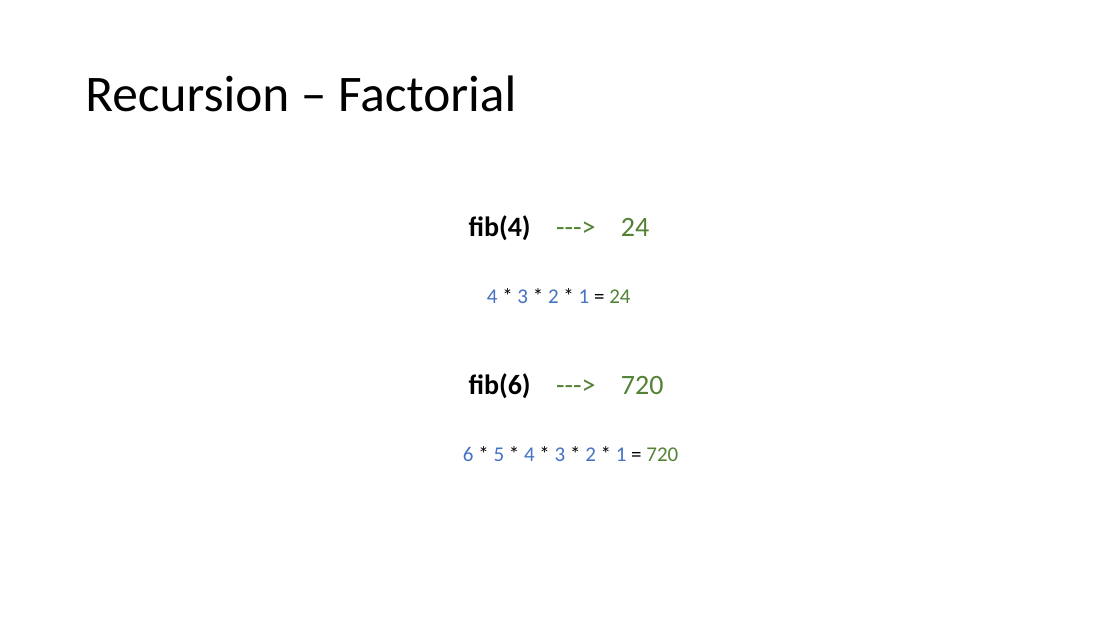
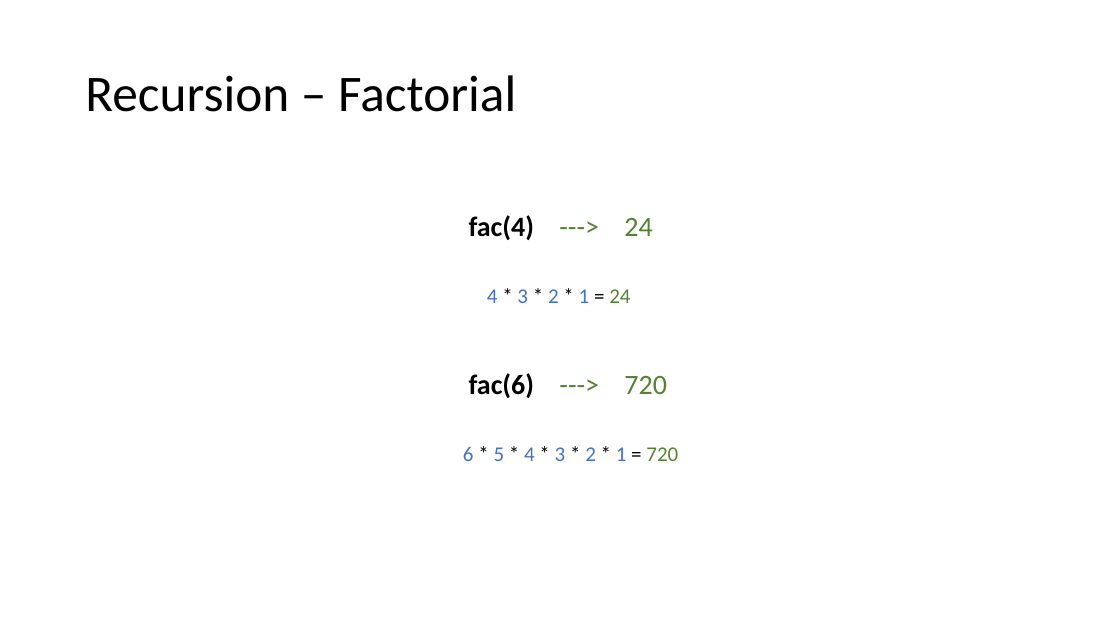
Before and after one commit to echoaj/TCS_PowerPoints, a slide deck: slide 50 of PowerPoints/Recursion.pptx. Drawn at 1120x630 pixels with LibreOffice and Linux fonts; fonts in the diff are those of the drawing. Boxes give left, top, right and bottom in pixels: in the first picture for what was removed or moved away, otherwise in the second. Text is boxed around its words. In the diff, an @@ line names an element or a change of style, - is before the commit and + after.

```diff
--- a/PowerPoints/Recursion.pptx
+++ b/PowerPoints/Recursion.pptx
@@ text at [469, 215, 652, 240]: text changed @@
-fib(4) ---> 24
+fac(4) ---> 24
@@ text at [469, 373, 667, 398]: text changed @@
-fib(6) ---> 720
+fac(6) ---> 720
```
Also in this commit, not shown: 1 other file.
